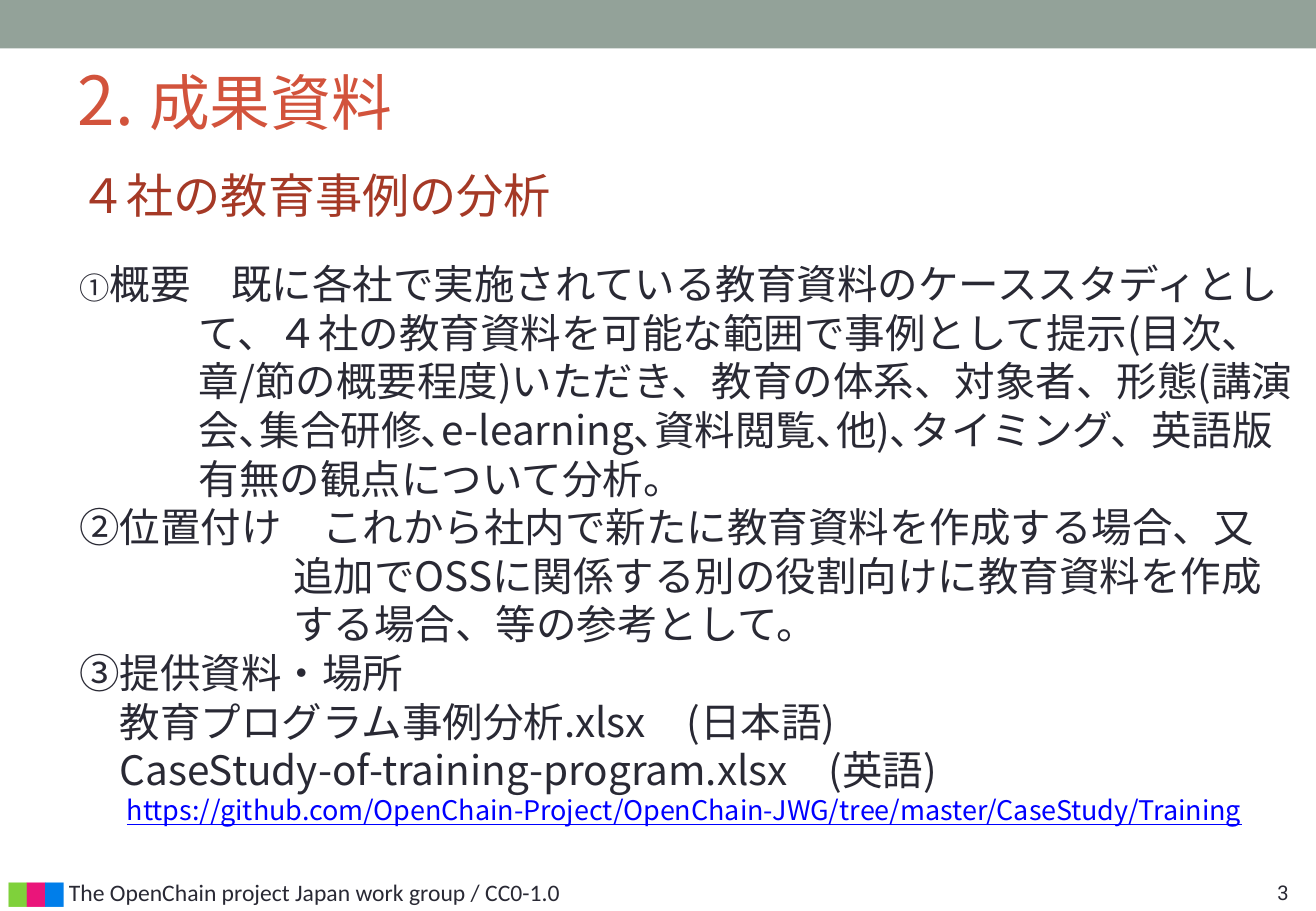
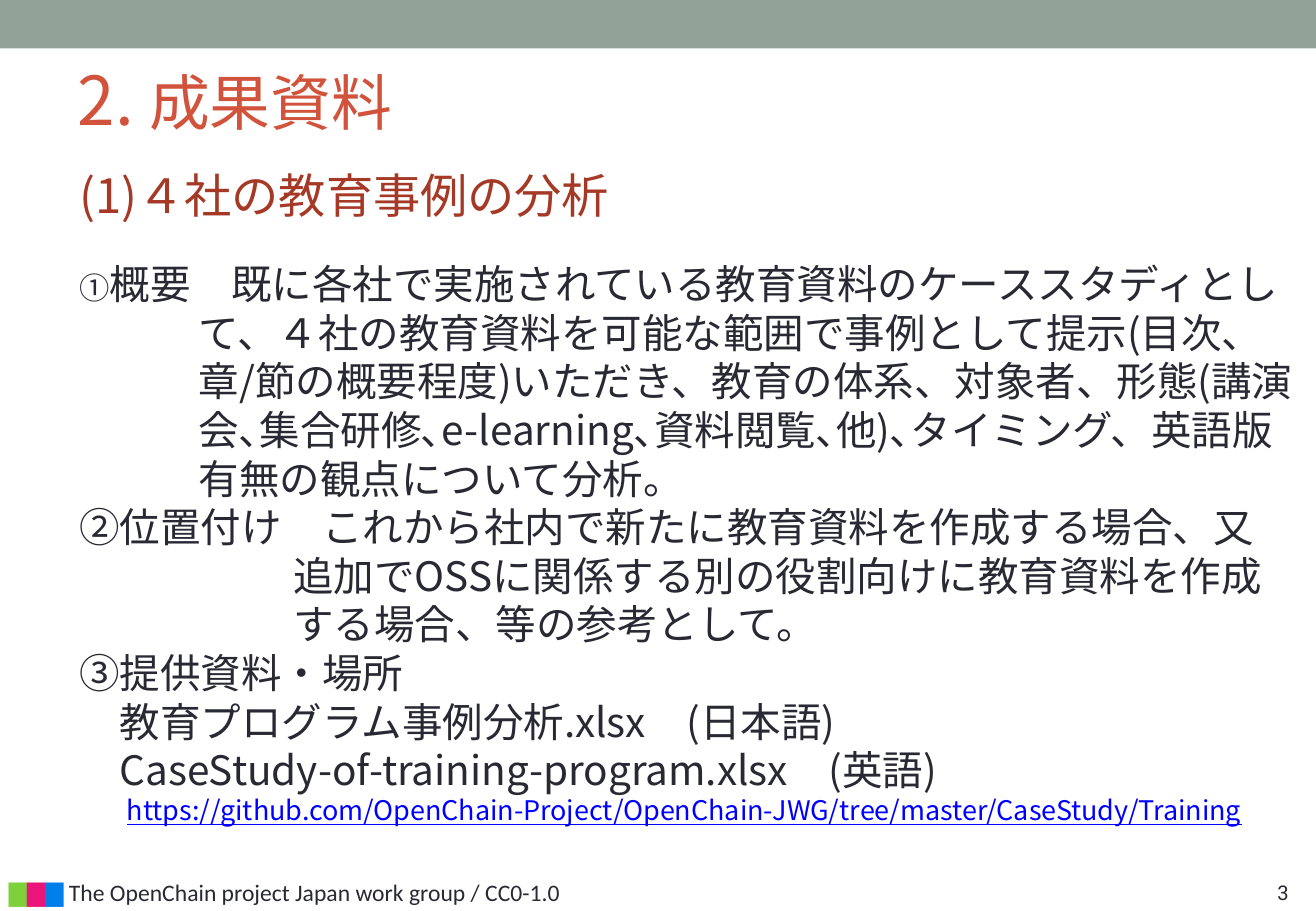
Before and after one commit to YoshitakaIwata/test, a slide deck: slide 3 of OpenChain_JapanWG_EducationSG_20210317.pptx. Drawn at 1316x911 pixels with LibreOffice and Linux fonts; fonts in the diff are those of the drawing; background and template pictures are left out. Boxes give left, top, right and bottom in pixels: in the first picture for what was removed or moved away, otherwise in the second. Text is boxed around its words. In the diff, an @@ line names an element or a change of style, - is before the commit and + after.

```diff
--- a/OpenChain_JapanWG_EducationSG_20210317.pptx
+++ b/OpenChain_JapanWG_EducationSG_20210317.pptx
@@ text at [79, 173, 609, 222]: text changed @@
-４社の教育事例の分析
+(1)４社の教育事例の分析
```
Also in this commit, not shown: 3 other slides changed.
